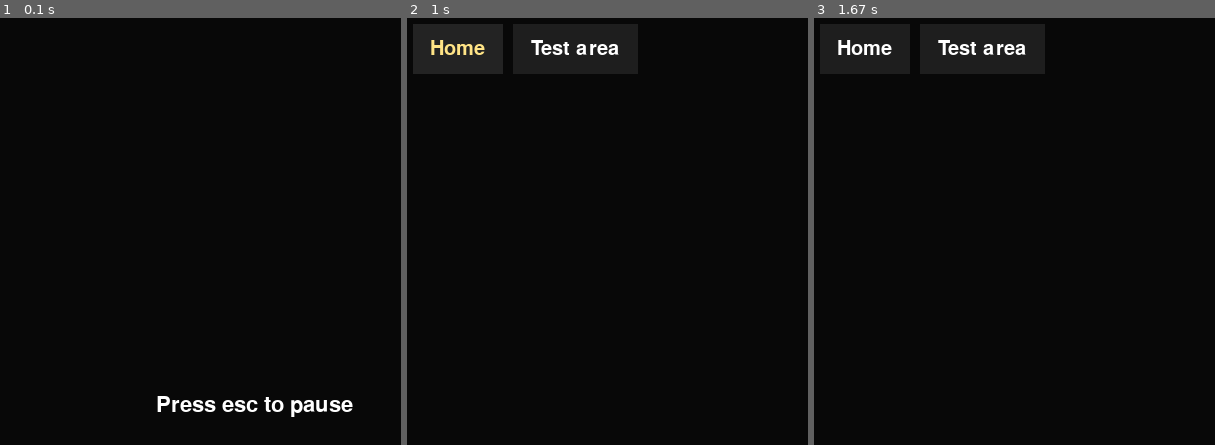
Above: before the commit, frames 1-3 (left to right).
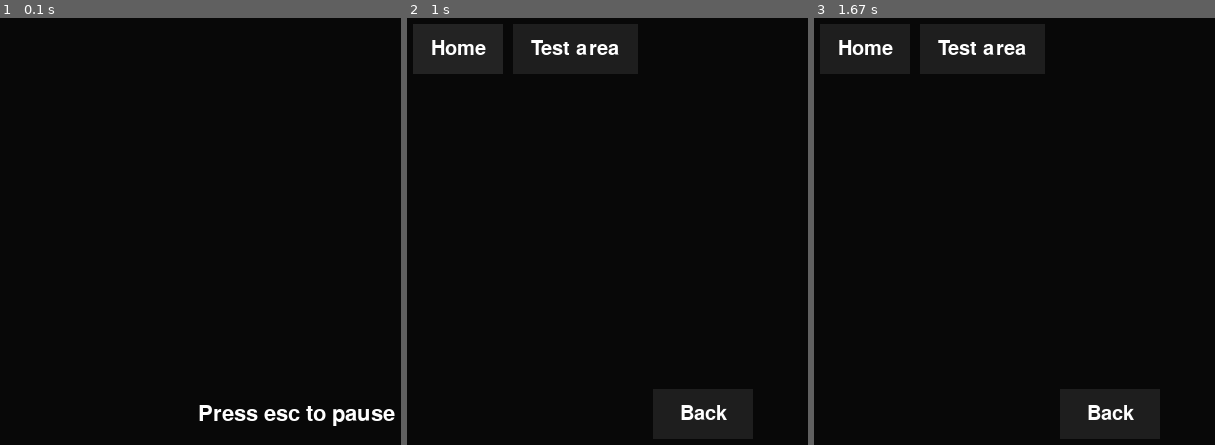
Above: after the commit, the same moments.

Repository: r5nnn/shmup
Game: pygame game, started from main.py
Two runs of this game, one before a commit and one after it. Both use one fixed random seed, a clock stepped at 60 frames per second and the inputs below.
Inputs (mouse positions are in pixels of both pictures, inside the frame that each line leads up to):
- Up to frame 1 (0.1 s): no input
- Up to frame 2 (1 s): tap Esc at 0.33 s; click "Home" at 0.72 s
- Up to frame 3 (1.67 s): click (outside the picture) at 1.05 s

The runs differ from the first frame. In frame 1, 1.5% of the frame differs, in the area x 39-99%, y 88-96%; in frame 2, 0.6%; in frame 3, 0.5%.

Commit message:
made optional center arg incase you want to center button based on middle instead of top left corner removed redundant function for button interaction and merged with function for displaying button improved code for placing text in the middle of button rect

Diff:
--- a/main.py
+++ b/main.py
@@ -19,8 +19,10 @@
 pygame.display.set_icon(icon)
 
 # window background
-backdrop = pygame.image.load('assets\\stage.png')  # blit everything here
-backdrop_coords = screen.get_rect()  # blit to these coords
+backdrop = pygame.image.load('assets\\stage.png')  # surface to blit everything to
+# from https://www.pygame.org/docs/ref/surface.html#pygame.Surface.blit
+# blit means to Draw a source Surface onto the current Surface. The draw can be positioned with the dest argument.
+backdrop_coords = screen.get_rect()  # coordinates of surface
 
 # game speed
 fps = 165
@@ -44,7 +46,7 @@
 
 class Btn:
     def __init__(self, x, y, width, height, font_size, color_hovered, color_clicked, color_released, text_pressed, text,
-                 callback, font=FONT, text_released=WHITE):
+                 callback, font=FONT, text_released=WHITE, center=None):
         """
         :param x: x coord of top left point of rectangle
         :param y: y coord of top left point of rectangle
@@ -59,15 +61,23 @@
         :param callback: function to be executed when button interacted with
         :param font: font used for text
         :param text_released: color of text, defaults to white
+        :param center: optional - if you want to place the rect using coords of the center
         """
-        self.text = ''
+        self.center = center
         self.x = x
         self.y = y
         self.width = width
         self.height = height
+        self.rect = pygame.Rect(self.x, self.y, self.width, self.height)
+        # uses provided rectangle center if it is provided, otherwise uses center based on coordinates given
+        if self.center is not None:
+            self.rect.center = self.center
+        else:
+            self.center = self.rect.center
         self.surface = pygame.Surface((self.width, self.height))
         self.btn_coords = self.surface.get_rect()
-        self.btn_coords.topleft = (self.x, self.y)
+        self.btn_coords.topleft = self.rect.left, self.rect.top  # makes sure that collidepoint() uses correct coords as
+        # if center is provided, coords would be 0, 0
         self.font = pygame.font.Font(font, font_size)  # set font from file path provided, or use default file path
         self.color_hovered = color_hovered
         self.color_released = color_released
@@ -78,33 +88,29 @@
         self.text_color = text_released
         self.raw_text = text
         self.callback = callback
+        self.text = self.font.render(self.raw_text, True, self.text_color)  # create a surface with the specified
+        # text drawn on it
 
-    def create(self, surface):
+    def create(self, surface, event_list):
         """
-        call this method to render the button onto a surface
+        call this method to display the button on a surface
+        :param event_list: list of user input events to be iterated through
         :param surface: surface to which button should be blitted to
-        :return: n/a
-        """
-        self.text = self.font.render(self.raw_text, True,
-                                     self.text_color)  # create a surface with the specified text drawn on it
-        pygame.draw.rect(surface, self.color, (self.x, self.y, self.width, self.height), 0)
-        surface.blit(self.text, (
-            self.x + (self.width / 2 - self.text.get_width() / 2),
-            self.y + (self.height / 2 - self.text.get_height() / 2)))
-
-    def interact(self, event_list):
         """
 
-        :param event_list: list of events from pygame.event.get()
-        :return: n/a
-        """
+        # draws the rect and text inside
+        pygame.draw.rect(surface, self.color, self.rect, 0)
+        text_rect = self.text.get_rect(center=self.center)  # centers text in button
+        surface.blit(self.text, text_rect)  # blits text surface to window
+
+        # handles button interaction
         pos = pygame.mouse.get_pos()  # Pos is the mouse position: tuple of (x, y) coordinates
         if self.btn_coords.collidepoint(pos):  # collidepoint returns True if mouse coords match up with button coords
             self.text_color = self.text_pressed
             for events1 in event_list:
                 if events1.type == pygame.MOUSEBUTTONDOWN:
                     self.color = self.color_clicked
-                    self.callback(self)
+                    self.callback(self)  # function to be called when button clicked
                 else:
                     self.color = self.color_hovered
 
@@ -113,9 +119,17 @@
             self.text_color = self.text_released
 
 
-def printOut(text, size, x, y):
+# temporary function for printing text to center of window
+def printOut(text, size):
+    """
+    blits given string to center of window
+    :param text: text to be blit
+    :param size: font size
+    """
     font = pygame.font.Font(FONT, size)
-    screen.blit(font.render(text, True, WHITE), (x, y))
+    text = font.render(text, True, WHITE)
+    text_rect = text.get_rect(center=(winx / 2, winy / 2))
+    screen.blit(text, text_rect)
 
 
 def clicked():
@@ -124,6 +138,8 @@
 
 run = True
 pause = False
+back_btn = Btn(0, 0, 100, 50, 30, TERTIARY, QUATERNARY, SECONDARY, PRIMARY, 'Back',
+               lambda b: clicked(), center=(winx / 2, winy / 2))
 button1 = Btn(10, 10, 90, 50, 30, TERTIARY, QUATERNARY, SECONDARY, PRIMARY, 'Home',
               lambda b: clicked())
 button2 = Btn(110, 10, 125, 50, 30, TERTIARY, QUATERNARY, SECONDARY, PRIMARY,
@@ -155,12 +171,11 @@
                 pause = False
     screen.blit(backdrop, backdrop_coords)
     if not pause:
-        printOut('Press esc to pause', 32, winx / 2 - 140, winy / 2 - 20)
+        printOut('Press esc to pause', 32)
     else:
-        button1.create(screen)
-        button2.create(screen)
-        button1.interact(events)
-        button2.interact(events)
+        button1.create(screen, events)
+        button2.create(screen, events)
+        back_btn.create(screen, events)
     mouse = pygame.mouse.get_pos()  # stores the (x,y) coordinates into the variable as a tuple
     pygame.display.flip()  # update the backdrop surface onto the window
     clock.tick(fps)  # update the clock with the delay of the refresh rate
Empty file added: placeholder.py
